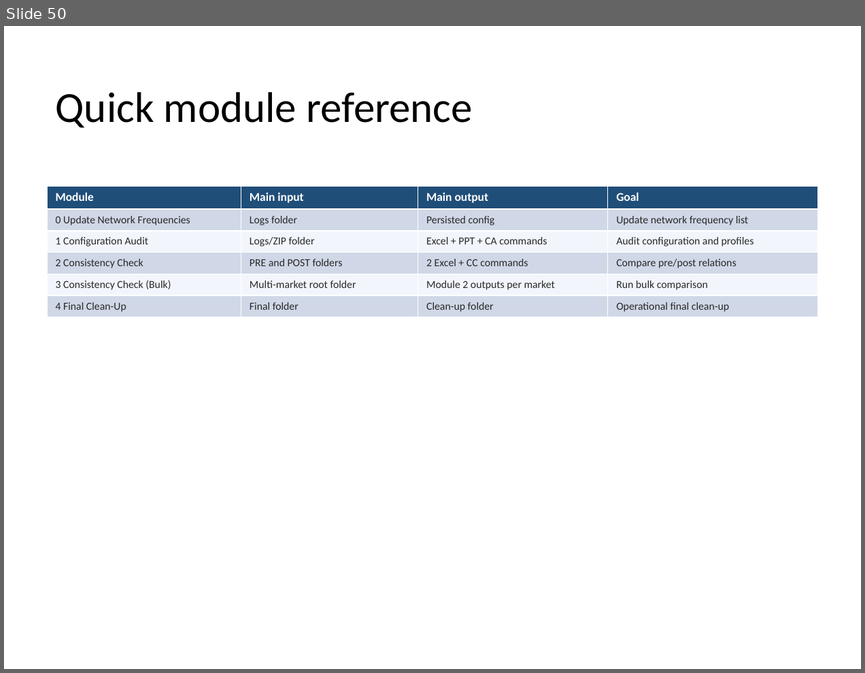
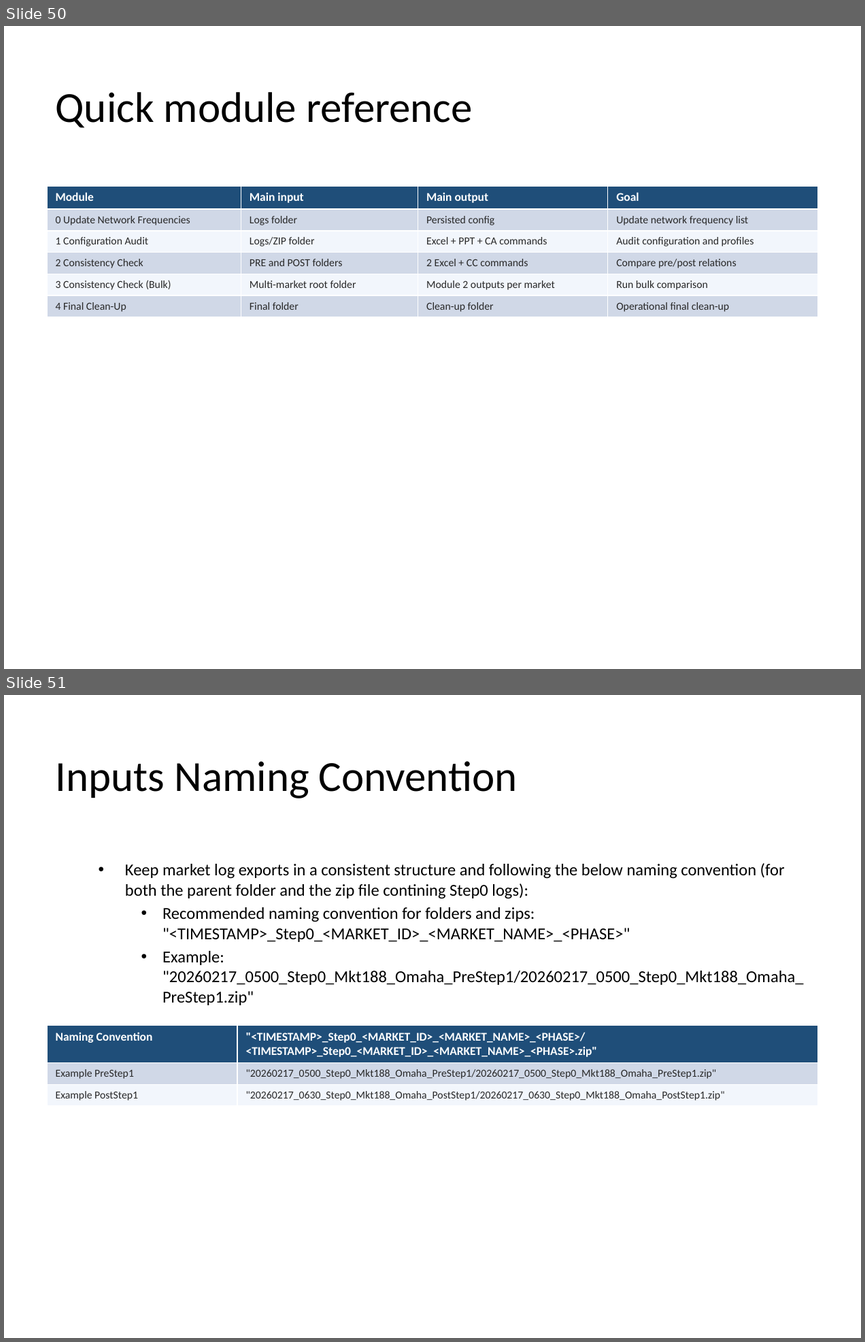
Before and after one commit to jaimetur/SSB_RetuningAutomations, a slide deck: help/User-Guide-SSB-Retuning-Automations-v0.7.4.pptx. Shown one above the other, each under a label of ours: slide 50 before the commit, slides 50 and 51 after it. The pictures are 865x673 and 865x1342 pixels, drawn with LibreOffice and Linux fonts; fonts in the diff are those of the drawing; background and template pictures are left out. Boxes give left, top, right and bottom in pixels: in the first picture for what was removed or moved away, otherwise in the second. Text is boxed around its words. In the diff, an @@ line names an element or a change of style, - is before the commit and + after.

Commit message:
- Updated Technical User Guide to include Naming Convention for Inputs

```diff
--- a/help/User-Guide-SSB-Retuning-Automations-v0.7.4.pptx
+++ b/help/User-Guide-SSB-Retuning-Automations-v0.7.4.pptx
@@ slide 51 added at [4, 695, 861, 1338], background #FFFFFF @@
@@ title added at [56, 761, 517, 798], 36 pt, text #000000 @@
+Inputs Naming Convention
@@ text added at [125, 863, 804, 1005], 14 pt, text #000000 @@
+  • Keep market log exports in a consistent structure and following the below naming convention (for both the parent folder and the zip file contining Step0 logs):
+    • Recommended naming convention for folders and zips: "<TIMESTAMP>_Step0_<MARKET_ID>_<MARKET_NAME>_<PHASE>"
+    • Example: "20260217_0500_Step0_Mkt188_Omaha_PreStep1/20260217_0500_Step0_Mkt188_Omaha_PreStep1.zip"
@@ table added at [47, 1025, 818, 1103], 3 rows, 2 columns @@
+Naming Convention | "<TIMESTAMP>_Step0_<MARKET_ID>_<MARKET_NAME>_<PHASE>/<TIMESTAMP>_Step0_<MARKET_ID>_<MARKET_NAME>_<PHASE>.zip"
+Example PreStep1 | "20260217_0500_Step0_Mkt188_Omaha_PreStep1/20260217_0500_Step0_Mkt188_Omaha_PreStep1.zip"
+Example PostStep1 | "20260217_0630_Step0_Mkt188_Omaha_PostStep1/20260217_0630_Step0_Mkt188_Omaha_PostStep1.zip"
```
Also in this commit, not shown: 1 slide changed, 4 other files.
